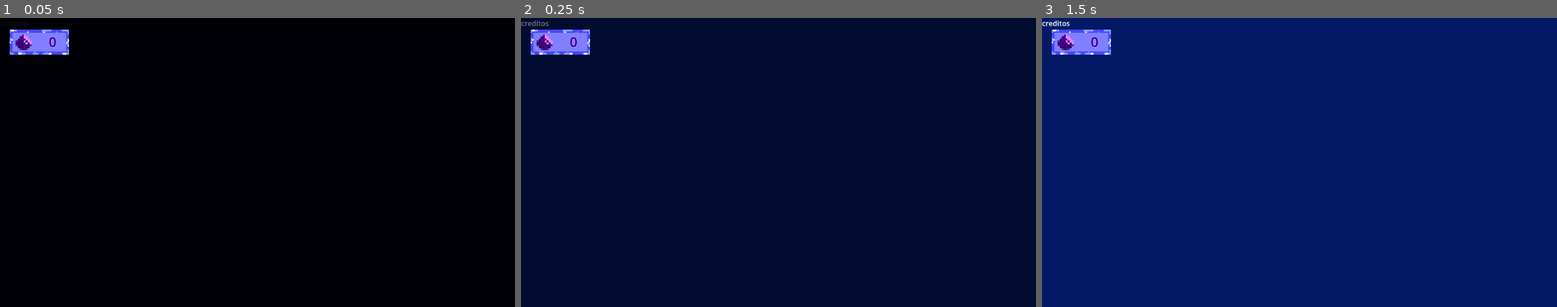
Above: before the commit, frames 1-3 (left to right).
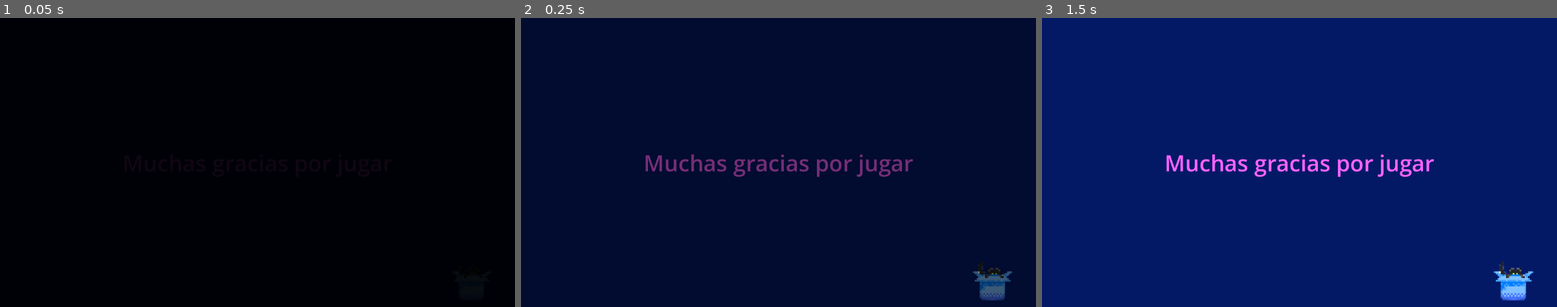
Above: after the commit, the same moments.

Repository: HectorAldao/quantic_gamejam
Game: Godot game, scene res://scenes/creditos/creditos.tscn
Two runs of this game, one before a commit and one after it. Both use one fixed random seed, a clock stepped at 60 frames per second and the inputs below. This scene is started directly instead of the project's main scene.
Inputs (mouse positions are in pixels of both pictures, inside the frame that each line leads up to):
- Up to frame 1 (0.05 s): no input
- Up to frame 2 (0.25 s): no input
- Up to frame 3 (1.5 s): tap Enter (ui_accept) at 0.5, 0.77, 1.25 s; move the mouse to (1412, 148) at 0.52 s; hold D (move_character_right) 0.53-1.28 s; hold E (interact) 0.53-1.28 s; move the mouse to (1196, 176) at 1.27 s; hold S (move_character_down) from 1.28 s (still down); tap E (interact) at 1.35 s

The runs differ from the first frame. In frame 1, 1.0% of the frame differs, in the area x 1-14%, y 4-13%; in frame 2, 2.8%; in frame 3, 2.9%, in the area x 0-96%, y 0-98%.

Commit message:
feat: add fade in fin

Diff:
--- a/godot_proyecto/scenes/cientifica/cientifica.gd
+++ b/godot_proyecto/scenes/cientifica/cientifica.gd
@@ -210,6 +210,10 @@
 
 
 func _on_player_interact() -> void:
+	# Comprobar si se puede hablar
+	if not Global.se_puede_hablar:
+		return
+
 	if menu_active:
 		# Interact selects current option
 		# Check which button is actually selected based on visibility
@@ -289,8 +293,9 @@
 		elif npc_name == "einstein":
 			Global.hablado_con_eins = true
 
-		# Solo verificar y cambiar escena desde la instancia correcta
+		# Desactivar conversaciones si se ha hablado con ambos científicos
 		if Global.hablado_con_heis and Global.hablado_con_eins:
+			Global.se_puede_hablar = false
 			Global.door_opended.emit("res://scenes/creditos/creditos.tscn")
 			await Global.fade_out_completed
 			get_tree().change_scene_to_file("res://scenes/creditos/creditos.tscn")
--- /dev/null
+++ b/godot_proyecto/scenes/creditos/creditos.gd
@@ -0,0 +1,24 @@
+extends Control
+
+
+# Called when the node enters the scene tree for the first time.
+func _ready() -> void:
+	# Reproducir fade_in antes de ocultar el HUD
+	await get_tree().process_frame
+
+	# Asegurar que el ColorRect del fade está visible
+	var color_rect = UiLayer.get_node("HUDContainer/ColorRect")
+	var animation_player = UiLayer.get_node("HUDContainer/ColorRect/AnimationPlayer")
+
+	color_rect.visible = true
+	animation_player.play("fade_in")
+
+	# Ocultar el resto del HUD pero mantener el fade visible
+	UiLayer.get_node("HUDContainer/DialogBox").visible = false
+	UiLayer.get_node("HUDContainer/PanelHuevos").visible = false
+	UiLayer.get_node("HUDContainer/NombreCientifica").visible = false
+
+
+# Called every frame. 'delta' is the elapsed time since the previous frame.
+func _process(delta: float) -> void:
+	pass
--- a/godot_proyecto/scenes/creditos/creditos.tscn
+++ b/godot_proyecto/scenes/creditos/creditos.tscn
@@ -1,4 +1,11 @@
 [gd_scene format=3 uid="uid://dfewc0ghf5e0h"]
+
+[ext_resource type="Texture2D" uid="uid://bfdk8tth2b4eo" path="res://assets/gato/caja_gato_abierta.png" id="1_44uyq"]
+[ext_resource type="Script" uid="uid://dnjg4gvl2i1nd" path="res://scenes/creditos/creditos.gd" id="1_s4lej"]
+
+[sub_resource type="LabelSettings" id="LabelSettings_s4lej"]
+font_size = 50
+font_color = Color(0.9931695, 0.38906747, 1, 1)
 
 [node name="Creditos" type="Control" unique_id=867442833]
 layout_mode = 3
@@ -7,9 +14,36 @@
 anchor_bottom = 1.0
 grow_horizontal = 2
 grow_vertical = 2
+script = ExtResource("1_s4lej")
 
 [node name="Label" type="Label" parent="." unique_id=335894748]
-layout_mode = 0
-offset_right = 40.0
-offset_bottom = 23.0
-text = "creditos"
+layout_mode = 1
+anchors_preset = 8
+anchor_left = 0.5
+anchor_top = 0.5
+anchor_right = 0.5
+anchor_bottom = 0.5
+offset_left = -97.0
+offset_top = -11.5
+offset_right = 97.0
+offset_bottom = 11.5
+grow_horizontal = 2
+grow_vertical = 2
+text = "Muchas gracias por jugar"
+label_settings = SubResource("LabelSettings_s4lej")
+
+[node name="TextureRect" type="TextureRect" parent="." unique_id=1151130832]
+layout_mode = 1
+anchors_preset = 3
+anchor_left = 1.0
+anchor_top = 1.0
+anchor_right = 1.0
+anchor_bottom = 1.0
+offset_left = -140.99988
+offset_top = -102.99994
+offset_right = -100.99988
+offset_bottom = -62.99994
+grow_horizontal = 0
+grow_vertical = 0
+scale = Vector2(2.1897273, 2.1897273)
+texture = ExtResource("1_44uyq")
--- a/godot_proyecto/scripts/global.gd
+++ b/godot_proyecto/scripts/global.gd
@@ -46,3 +46,4 @@
 
 var hablado_con_eins: bool = false
 var hablado_con_heis: bool = false
+var se_puede_hablar: bool = true
Not shown, added: godot_proyecto/scenes/creditos/creditos.gd.uid
Not shown, changed: docs/index.html
Not shown, changed: docs/index.pck
